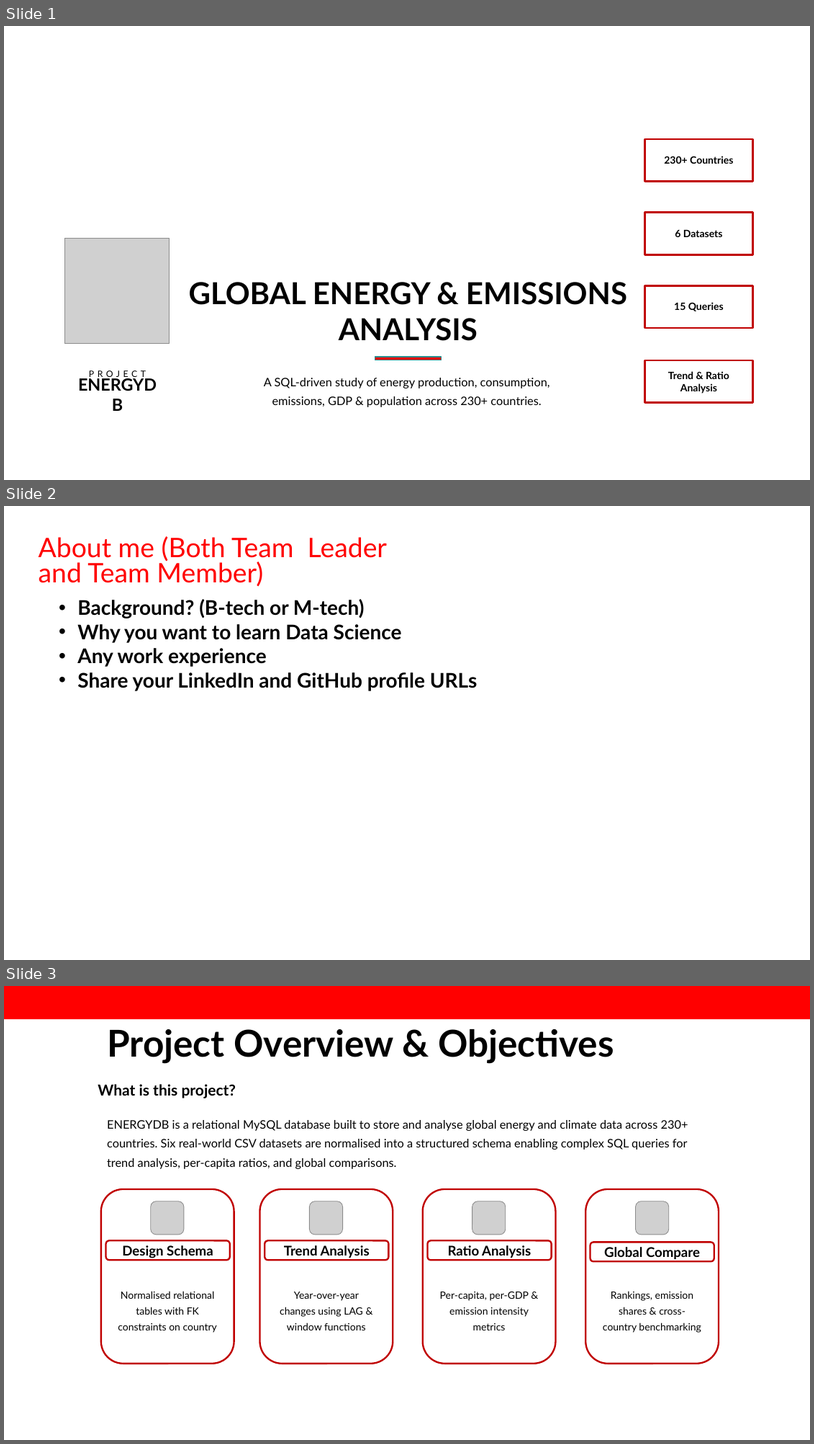
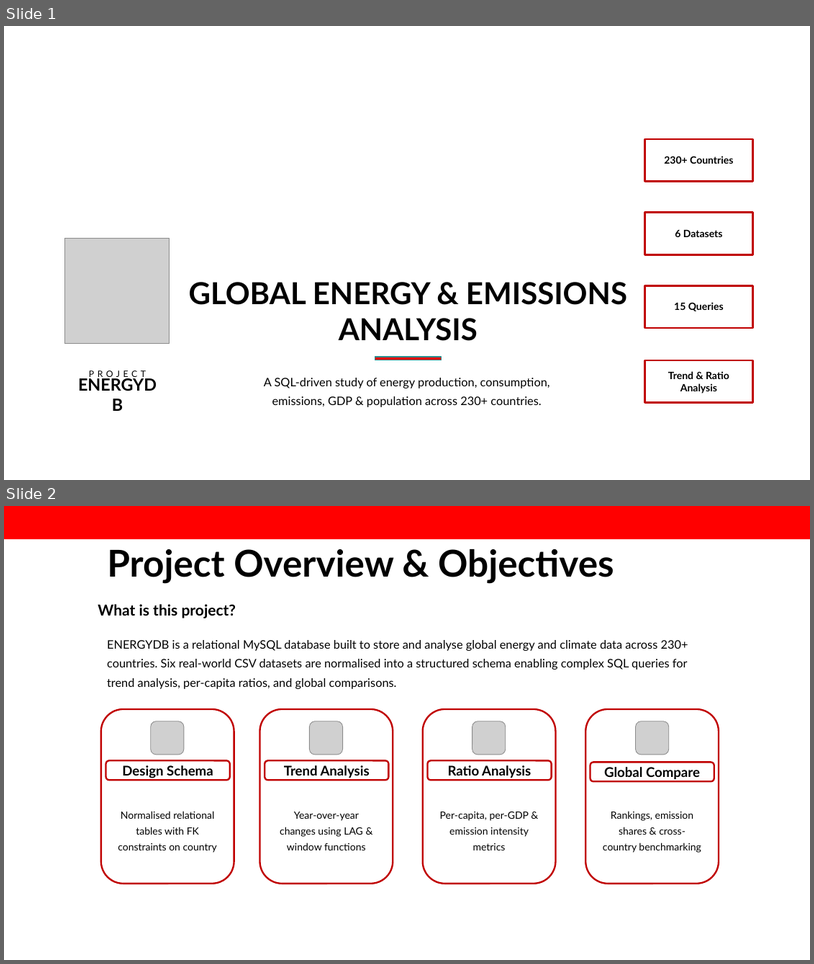
Before and after one commit to sushanth-04/energydb-mysql-analytics, a slide deck: presentation/ENERGYDB_Presentation.pptx. Shown one above the other, each under a label of ours: slides 1, 2 and 3 before the commit, slides 1 and 2 after it. The pictures are 814x1444 and 814x964 pixels, drawn with LibreOffice and Linux fonts; fonts in the diff are those of the drawing; grey boxes stand for pictures; background and template pictures are left out. Boxes give left, top, right and bottom in pixels: in the first picture for what was removed or moved away, otherwise in the second. Text is boxed around its words. In the diff, an @@ line names an element or a change of style, - is before the commit and + after.

Commit message:
Presentation Updated

```diff
--- a/presentation/ENERGYDB_Presentation.pptx
+++ b/presentation/ENERGYDB_Presentation.pptx
@@ slide 2 removed at (4, 506, 810, 960), background #FFFFFF @@
@@ text removed at (39, 536, 387, 587) @@
-About me (Both Team Leader and Team Member)
@@ text removed at (77, 599, 478, 691) @@
-• Background? (B-tech or M-tech)
-• Why you want to learn Data Science
-• Any work experience
-• Share your LinkedIn and GitHub profile URLs
@@ what was slide 3 is now slide 2 @@
```
